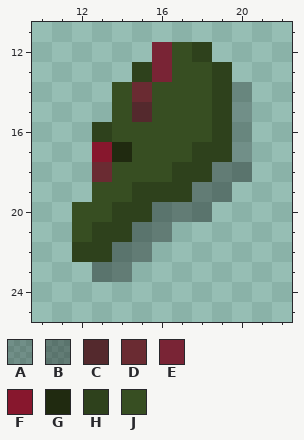
Edited in one commit: pixel-art sprite (Multy_Isaac/Assets/Resources/Sources/Images/Items/ZombieMeat.png). The picture above was drawn from the file before the commit.
The file is 32x32 pixels. Colours within 5 levels of each other are drawn and written as one. Shown: x 10..22, y 11..25.
Palette (. is transparent): A #0000003f  B #00000059  C #54292d  D #6a2b32  E #792435  F #87172d  G #202a10  H #2e411c  J #374e22
Pixels before, first column x 12:
12 ....EJH..
13 ...HEJJH.
14 ..JDJJJHA
15 ..JCJJJHA
16 .HJJJJJHA
17 .FGJJJHHA
18 .DJJJHHBB
19 .JJHHHBB.
20 JJHHBBB..
21 JHHBB....
22 HHBB.....
23 .BB......
After the commit:
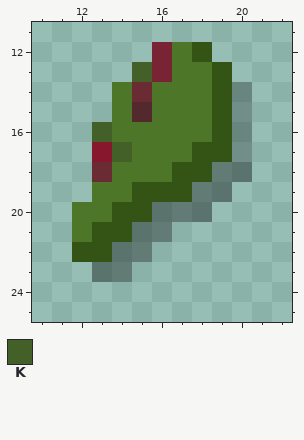
Colours new in this view: K #426027
From old to new:
colour H: #2e411c -> #345416
colour J: #374e22 -> #4e7629
Changed rows in their new state; - is a pixel that keeps its letter.
first column x 13:
13 --K
16 K--
17 -K-
